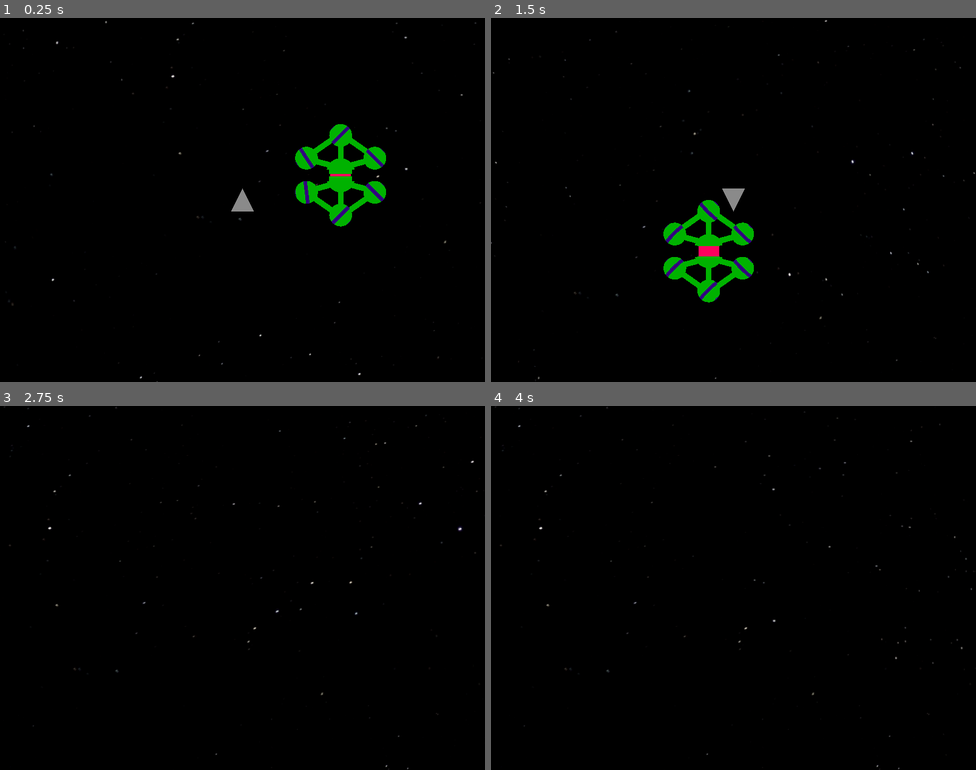
Above: before the commit, frames 1-4 (two rows, left to right).
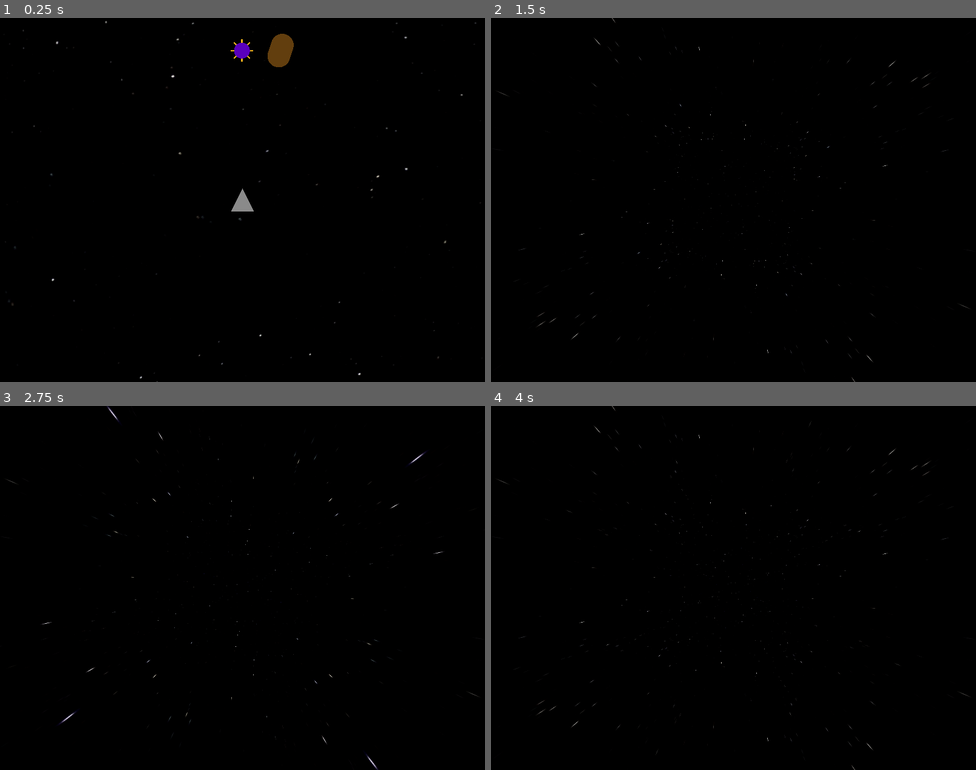
Above: after the commit, the same moments.

Repository: davis-trem/Bosconian3D
Game: Godot game, scene res://scenes/battle_field.tscn
The game is run twice, just before and just after one commit, with the same random seed, the same clock (stepped at 60 frames per second) and the same inputs.
Inputs:
- Up to frame 1 (0.25 s): no input
- Up to frame 2 (1.5 s): tap Enter (ui_accept) at 0.5, 0.77 s; hold Right (ui_right) 0.53-1.28 s; hold Shift (toggle_camera) 0.53-1.28 s; hold Down (ui_down) from 1.28 s (still down); tap Shift (toggle_camera) at 1.35 s
- Up to frame 3 (2.75 s): tap Enter (ui_accept) at 1.52 s; release Down (ui_down) at 2.03 s; hold Right (ui_right) from 2.03 s (still down); hold Shift (toggle_camera) from 2.03 s (still down)
- Up to frame 4 (4 s): tap Enter (ui_accept) at 2.75, 3.02, 3.5, 3.77 s; release Right (ui_right) at 2.78 s; release Shift (toggle_camera) at 2.78 s; hold Up (ui_up) 2.78-3.53 s; tap Shift (toggle_camera) at 2.85 s; hold Left (ui_left) from 3.53 s (still down); hold Shift (toggle_camera) from 3.53 s (still down)

The runs differ from the first frame. In frame 1, 2.8% of the frame differs, in the area x 47-80%, y 4-58%; in frame 2, 2.7%; in frame 3, 0.3%; in frame 4, 0.3%.

Commit message:
add obstacles

Diff:
--- /dev/null
+++ b/client/scenes/astroid.tscn
@@ -0,0 +1,26 @@
+[gd_scene load_steps=5 format=3 uid="uid://b65f3jryvbpyh"]
+
+[ext_resource type="Script" path="res://scripts/astroid.gd" id="1_0hngl"]
+
+[sub_resource type="StandardMaterial3D" id="StandardMaterial3D_jgmde"]
+albedo_color = Color(0.384314, 0.243137, 0.0705882, 1)
+
+[sub_resource type="CapsuleMesh" id="CapsuleMesh_y7jg3"]
+material = SubResource("StandardMaterial3D_jgmde")
+height = 1.5
+
+[sub_resource type="CapsuleShape3D" id="CapsuleShape3D_ch421"]
+height = 1.5
+
+[node name="Astroid" type="StaticBody3D" groups=["obstacle"]]
+collision_layer = 4
+collision_mask = 7
+script = ExtResource("1_0hngl")
+
+[node name="MeshInstance3D" type="MeshInstance3D" parent="."]
+transform = Transform3D(1, 0, 0, 0, -4.37114e-08, -1, 0, 1, -4.37114e-08, 0, 0, 0)
+mesh = SubResource("CapsuleMesh_y7jg3")
+
+[node name="CollisionShape3D" type="CollisionShape3D" parent="."]
+transform = Transform3D(1, 0, 0, 0, -4.37114e-08, -1, 0, 1, -4.37114e-08, 0, 0, 0)
+shape = SubResource("CapsuleShape3D_ch421")
--- a/client/scenes/battle_field.tscn
+++ b/client/scenes/battle_field.tscn
@@ -1,11 +1,12 @@
-[gd_scene load_steps=17 format=3 uid="uid://cr2sa3eocr5qo"]
+[gd_scene load_steps=18 format=3 uid="uid://cr2sa3eocr5qo"]
 
 [ext_resource type="Script" path="res://scripts/battle_field.gd" id="1_ppidl"]
 [ext_resource type="PackedScene" uid="uid://b0848qla8civx" path="res://scenes/player.tscn" id="2_l8kc8"]
 [ext_resource type="Texture2D" uid="uid://1433wc4llul3" path="res://sky_boxes/space_skybox_01.png" id="4_8hhva"]
 [ext_resource type="Texture2D" uid="uid://cvjq1e61egvjn" path="res://sky_boxes/space_skybox_02.png" id="5_5w63l"]
-[ext_resource type="PackedScene" uid="uid://sogdc1rw0ou4" path="res://scenes/enemy_base.tscn" id="6_ocx0h"]
 [ext_resource type="Texture2D" uid="uid://bvkwlvy86lm8h" path="res://sky_boxes/space_skybox_03.png" id="6_ywnfq"]
+[ext_resource type="PackedScene" uid="uid://pahi5cgwitot" path="res://scenes/cosmo_mine.tscn" id="7_h15oh"]
+[ext_resource type="PackedScene" uid="uid://b65f3jryvbpyh" path="res://scenes/astroid.tscn" id="7_luxfu"]
 
 [sub_resource type="AnimatedTexture" id="AnimatedTexture_odaph"]
 frames = 3
@@ -152,8 +153,11 @@
 projection = 1
 size = 16.0
 
-[node name="EnemyBase" parent="." instance=ExtResource("6_ocx0h")]
-transform = Transform3D(1, 0, 0, 0, 1, 0, 0, 0, 1, 4.31242, 0, -3.33809)
+[node name="Astroid" parent="." instance=ExtResource("7_luxfu")]
+transform = Transform3D(1, 0, 0, 0, 1, 0, 0, 0, 1, 1.67352, 0, -8.81721)
+
+[node name="CosmoMine" parent="." instance=ExtResource("7_h15oh")]
+transform = Transform3D(1, 0, 0, 0, 1, 0, 0, 0, 1, -0.0249767, 0, -8.81721)
 
 [connection signal="camera_toggle" from="Player" to="." method="_on_player_camera_toggle"]
 [connection signal="has_died" from="Player" to="." method="_on_player_has_died"]
--- /dev/null
+++ b/client/scenes/cosmo_mine.tscn
@@ -0,0 +1,67 @@
+[gd_scene load_steps=8 format=3 uid="uid://pahi5cgwitot"]
+
+[ext_resource type="Script" path="res://scripts/cosmo_mine.gd" id="1_hxsnm"]
+
+[sub_resource type="SphereShape3D" id="SphereShape3D_hl2qx"]
+
+[sub_resource type="StandardMaterial3D" id="StandardMaterial3D_cy68p"]
+albedo_color = Color(0.34902, 0, 0.737255, 1)
+
+[sub_resource type="SphereMesh" id="SphereMesh_rgqa2"]
+material = SubResource("StandardMaterial3D_cy68p")
+radius = 0.35
+height = 0.7
+
+[sub_resource type="StandardMaterial3D" id="StandardMaterial3D_tgkg0"]
+albedo_color = Color(0.92549, 0.698039, 0.109804, 1)
+
+[sub_resource type="CylinderMesh" id="CylinderMesh_f8uat"]
+material = SubResource("StandardMaterial3D_tgkg0")
+top_radius = 0.03
+bottom_radius = 0.03
+height = 1.0
+
+[sub_resource type="SphereShape3D" id="SphereShape3D_o2kff"]
+
+[node name="CosmoMine" type="StaticBody3D" groups=["obstacle"]]
+collision_layer = 4
+collision_mask = 15
+script = ExtResource("1_hxsnm")
+
+[node name="CollisionShape3D" type="CollisionShape3D" parent="."]
+shape = SubResource("SphereShape3D_hl2qx")
+
+[node name="Body" type="Node3D" parent="."]
+
+[node name="MeshInstance3D" type="MeshInstance3D" parent="Body"]
+mesh = SubResource("SphereMesh_rgqa2")
+skeleton = NodePath("../..")
+
+[node name="MeshInstance3D2" type="MeshInstance3D" parent="Body"]
+transform = Transform3D(1, 0, 0, 0, -4.37114e-08, -1, 0, 1, -4.37114e-08, 0, 0, 0)
+mesh = SubResource("CylinderMesh_f8uat")
+skeleton = NodePath("../..")
+
+[node name="MeshInstance3D5" type="MeshInstance3D" parent="Body"]
+transform = Transform3D(-4.37114e-08, 1, -4.37114e-08, 0, -4.37114e-08, -1, -1, -4.37114e-08, 1.91069e-15, 0, 0, 0)
+mesh = SubResource("CylinderMesh_f8uat")
+skeleton = NodePath("../..")
+
+[node name="MeshInstance3D3" type="MeshInstance3D" parent="Body"]
+transform = Transform3D(0.707107, 0.707107, -3.09086e-08, 0, -4.37114e-08, -1, -0.707107, 0.707107, -3.09086e-08, 0, 0, 0)
+mesh = SubResource("CylinderMesh_f8uat")
+skeleton = NodePath("../..")
+
+[node name="MeshInstance3D4" type="MeshInstance3D" parent="Body"]
+transform = Transform3D(0.707107, -0.707107, 3.09086e-08, 0, -4.37114e-08, -1, 0.707107, 0.707107, -3.09086e-08, 0, 0, 0)
+mesh = SubResource("CylinderMesh_f8uat")
+skeleton = NodePath("../..")
+
+[node name="ExplosionImpact" type="Area3D" parent="."]
+collision_layer = 4
+collision_mask = 7
+
+[node name="CollisionShape3D" type="CollisionShape3D" parent="ExplosionImpact"]
+shape = SubResource("SphereShape3D_o2kff")
+
+[connection signal="body_entered" from="ExplosionImpact" to="." method="_on_explosion_impact_body_entered"]
--- /dev/null
+++ b/client/scripts/astroid.gd
@@ -0,0 +1,12 @@
+extends StaticBody3D
+
+const Util = preload('res://scripts/util.gd')
+
+
+func _ready():
+	rotation.y = randf_range(0, PI)
+
+
+func die():
+	Util.explode(self)
+	queue_free()
--- /dev/null
+++ b/client/scripts/cosmo_mine.gd
@@ -0,0 +1,36 @@
+extends StaticBody3D
+
+const explosion_scene = preload('res://scenes/explosion.tscn')
+const Util = preload('res://scripts/util.gd')
+
+@onready var explosion_impact = $ExplosionImpact
+@onready var explosion_impact_collision_shape = $ExplosionImpact/CollisionShape3D
+@onready var body = $Body
+
+var explosion_should_damage = false
+
+
+func _physics_process(delta):
+	if explosion_should_damage and (explosion_impact_collision_shape.shape as SphereShape3D).radius < 2.5:
+		(explosion_impact_collision_shape.shape as SphereShape3D).radius += 0.15
+
+
+func die():
+	body.hide()
+	explosion_should_damage = true
+
+	var explosion := explosion_scene.instantiate()
+	explosion.explosion_finished.connect(_on_explosion_finished)
+	explosion.scale = Vector3(2, 2, 2)
+	get_tree().current_scene.add_child(explosion)
+	explosion.global_position = global_position
+	explosion.emitting = true
+
+
+func _on_explosion_finished():
+	queue_free()
+
+
+func _on_explosion_impact_body_entered(body):
+	if explosion_should_damage and body.has_method('die'):
+		body.die()
--- a/client/scripts/explosion.gd
+++ b/client/scripts/explosion.gd
@@ -1,9 +1,11 @@
 extends GPUParticles3D
 
+signal explosion_finished
 var time := 0.0
 
 
 func _process(delta):
 	time += delta
 	if time >= lifetime:
+		explosion_finished.emit()
 		queue_free()
